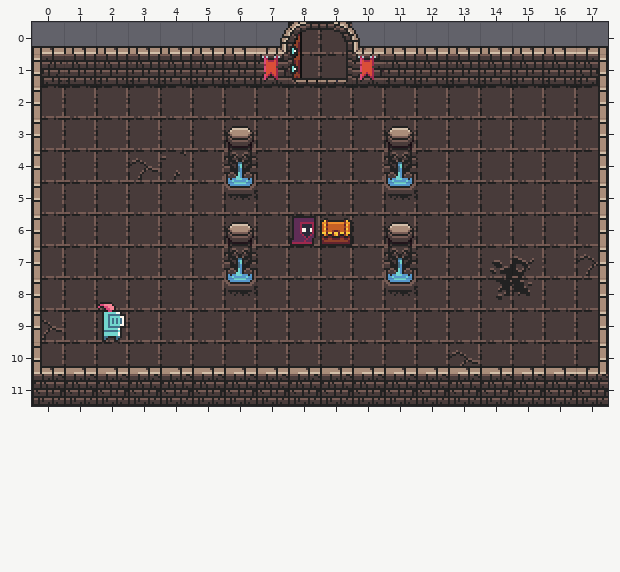
Tiled map: maps/Départ.tmx. The picture above is the old version.
Cells are 16x16 px. Shown: x 0..17, y 0..11.
Now the later version:
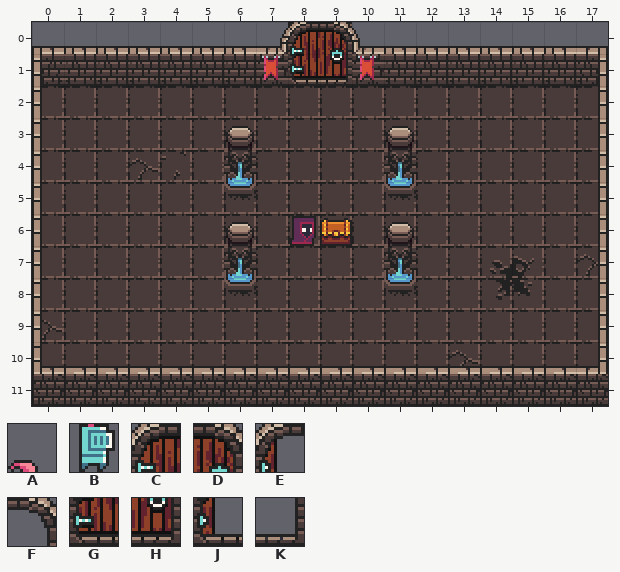
Key: from "0x72_DungeonTilesetII_v1.3": A 136, B 168, C 450, D 451, E 453, F 454, G 482, H 483, J 485, K 486.
_ is an empty cell.
Diff:
Layer "MC" (removed):
y 8: x 2 A -> _
y 9: x 2 B -> _
Layer "Collisions":
y 0: x 8..9 EF -> CD
y 1: x 8..9 JK -> GH
Pixel boxes of the changes (left, top, right, bottom) in both pictures:
changed: (294, 30, 346, 82)
removed: (98, 302, 126, 342)
